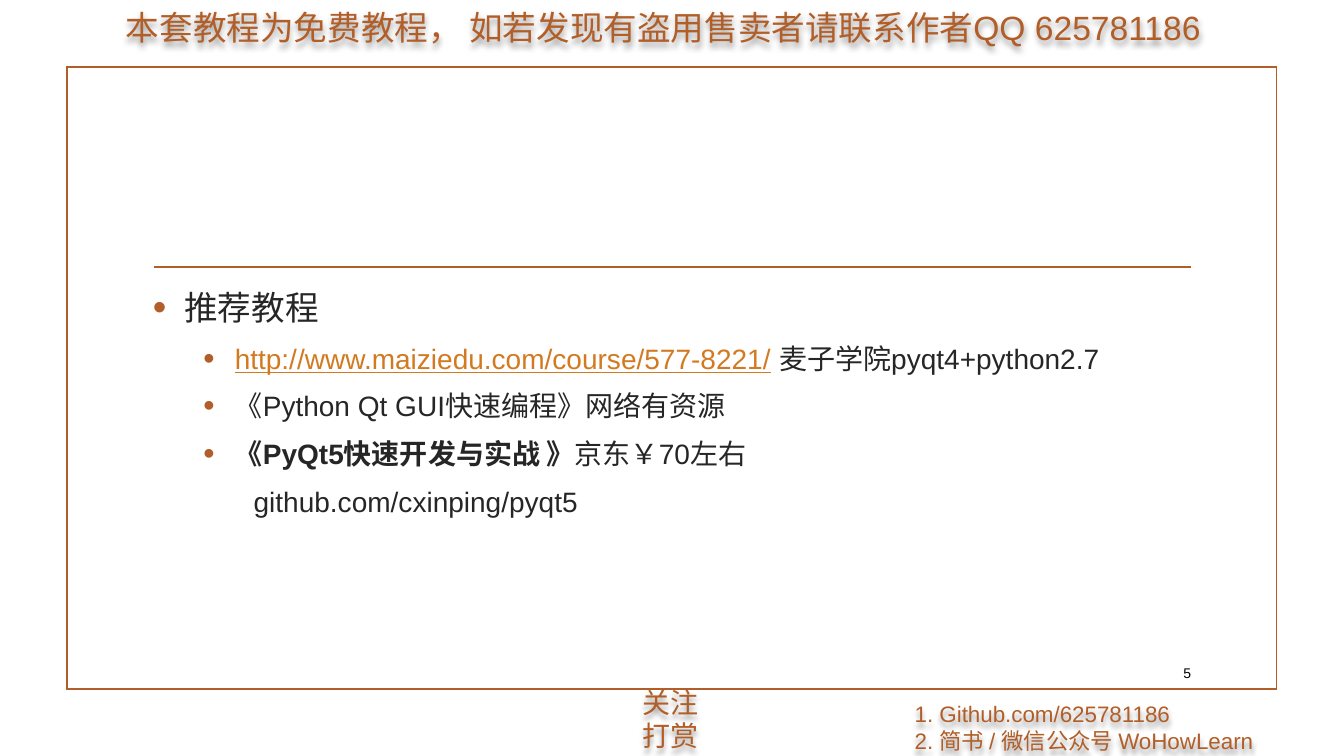
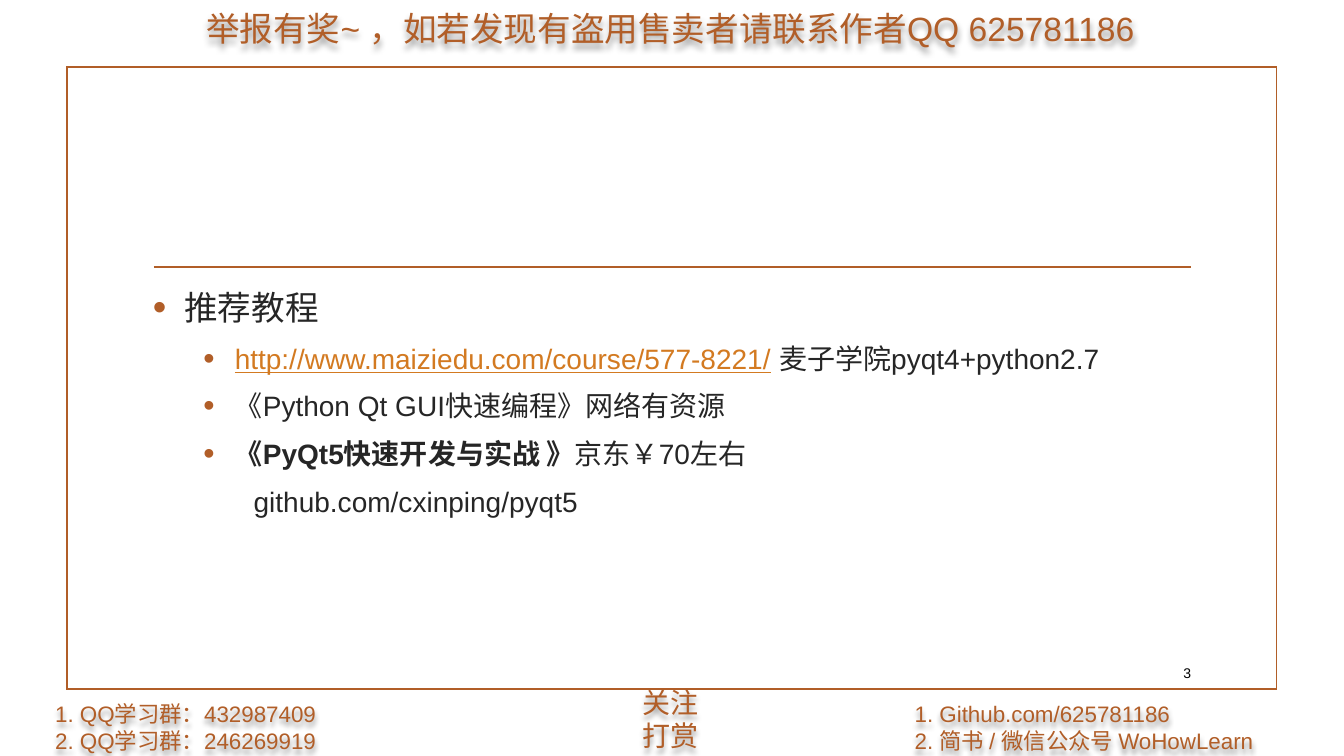
Before and after one commit to 625781186/WoHowLearn_PyQt5, a slide deck: slide 3 of 1.准备/1.准备.pptx (slide 5 before the commit). Drawn at 1344x756 pixels with LibreOffice and Linux fonts; fonts in the diff are those of the drawing; background and template pictures are left out. Boxes give left, top, right and bottom in pixels: in the first picture for what was removed or moved away, otherwise in the second. Text is boxed around its words. In the diff, an @@ line names an element or a change of style, - is before the commit and + after.

```diff
--- a/1.准备/1.准备.pptx
+++ b/1.准备/1.准备.pptx
@@ text at box(206, 13, 1135, 48): text changed @@
-本套教程为免费教程， 如若发现有盗用售卖者请联系作者QQ 625781186
+举报有奖~ ，如若发现有盗用售卖者请联系作者QQ 625781186
@@ page number at box(1183, 668, 1191, 678): text changed @@
-5
+3
@@ text added at box(55, 704, 316, 754), 16 pt, text #B15E28 @@
+1. QQ学习群：432987409
+2. QQ学习群：246269919
```
Also in this commit, not shown: 4 other slides changed, 2 slides added, 4 slides removed.
